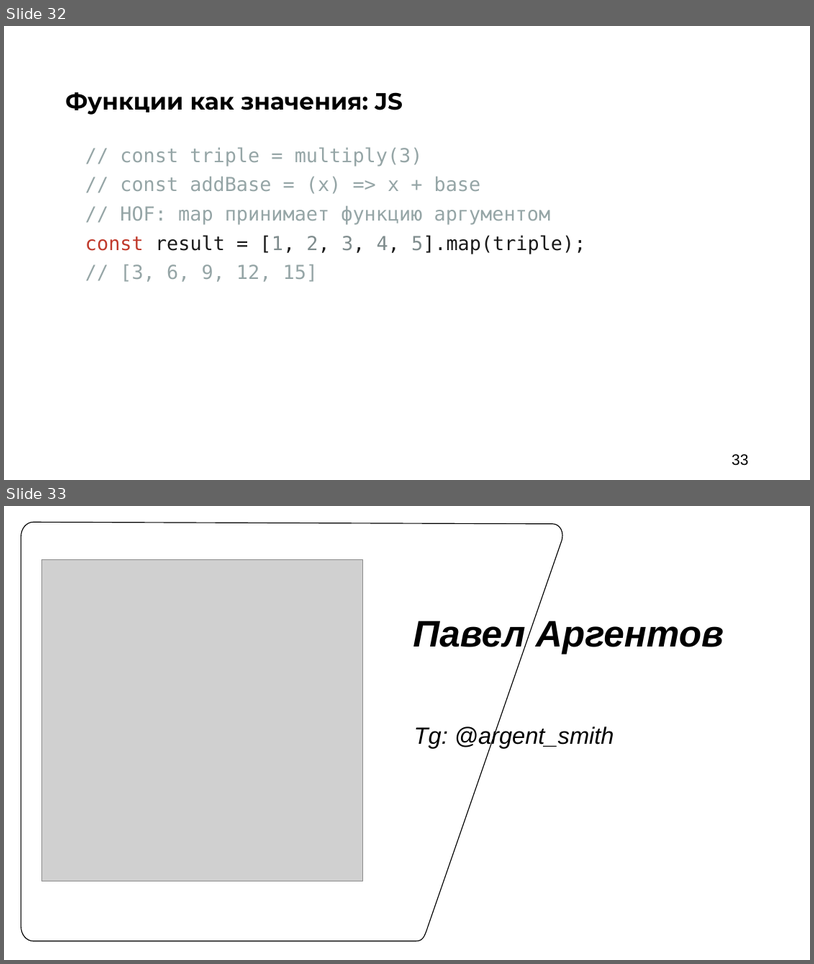
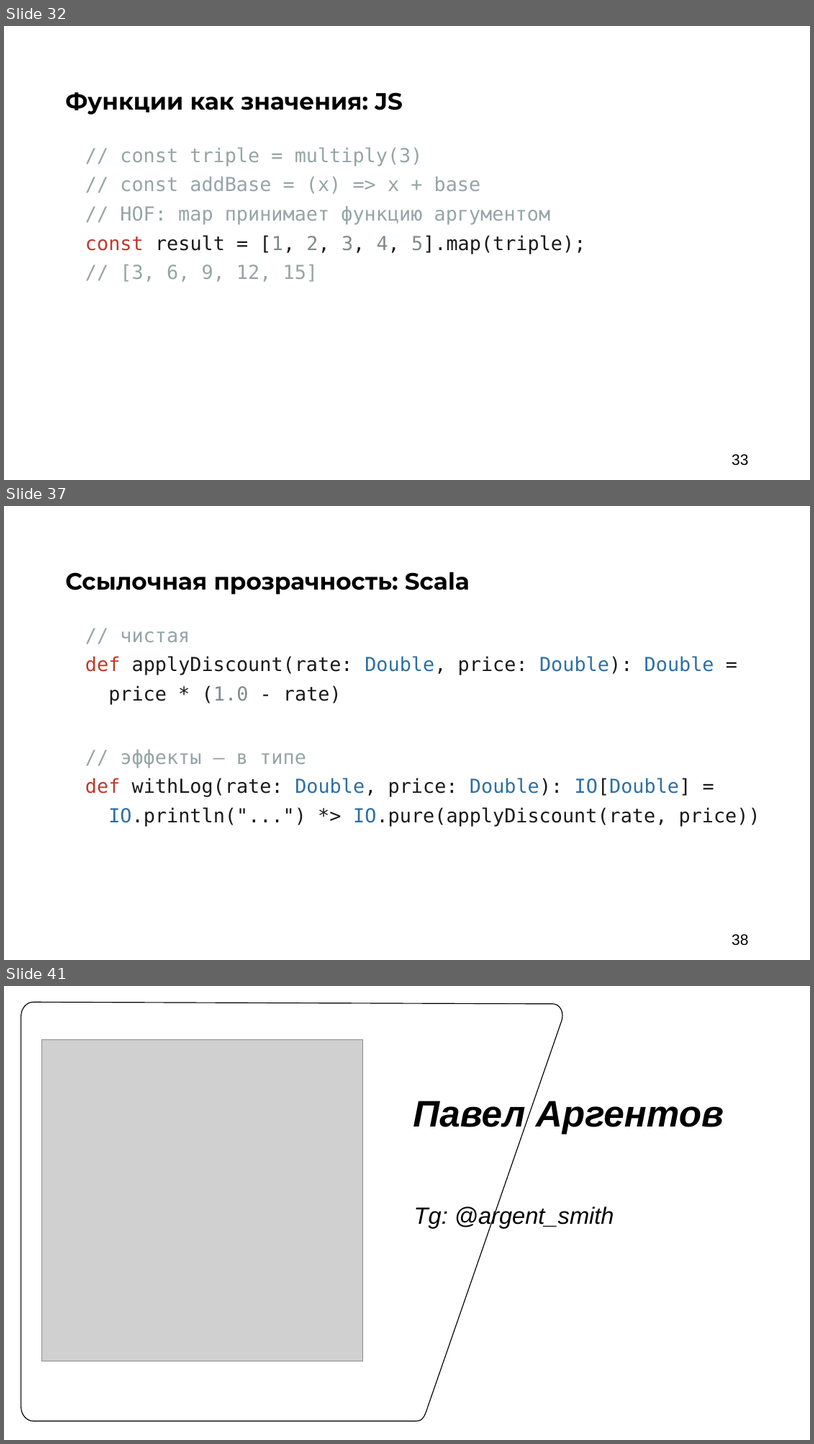
Before and after one commit to argent-smith/presentations, a slide deck: FP_Talk_2026/nastachku/final_presentation.pptx. Shown one above the other, each under a label of ours: slides 32 and 33 before the commit, slides 32, 37 and 41 after it; the slides between them are not shown. The pictures are 814x964 and 814x1444 pixels, drawn with LibreOffice and Linux fonts; fonts in the diff are those of the drawing; grey boxes stand for pictures; background and template pictures are left out. Boxes give left, top, right and bottom in pixels: in the first picture for what was removed or moved away, otherwise in the second. Text is boxed around its words. In the diff, an @@ line names an element or a change of style, - is before the commit and + after.

```diff
--- a/FP_Talk_2026/nastachku/final_presentation.pptx
+++ b/FP_Talk_2026/nastachku/final_presentation.pptx
@@ slide 37 added at bbox=[4, 506, 810, 960], background #FFFFFF @@
@@ text added at bbox=[65, 572, 470, 595], 28 pt, text #000000, bold @@
+Ссылочная прозрачность: Scala
@@ text added at bbox=[85, 631, 761, 826], 23 pt, text #1A1A1A @@
+// чистая
+def applyDiscount(rate: Double, price: Double): Double =
+price * (1.0 - rate)
+// эффекты — в типе
+def withLog(rate: Double, price: Double): IO[Double] =
+IO.println("...") *> IO.pure(applyDiscount(rate, price))
@@ page number added at bbox=[732, 934, 748, 945], 18 pt, text #000000 @@
+38
@@ what was slide 33 is now slide 41 @@
```
Also in this commit, not shown: 7 other slides added, 1 other file.
